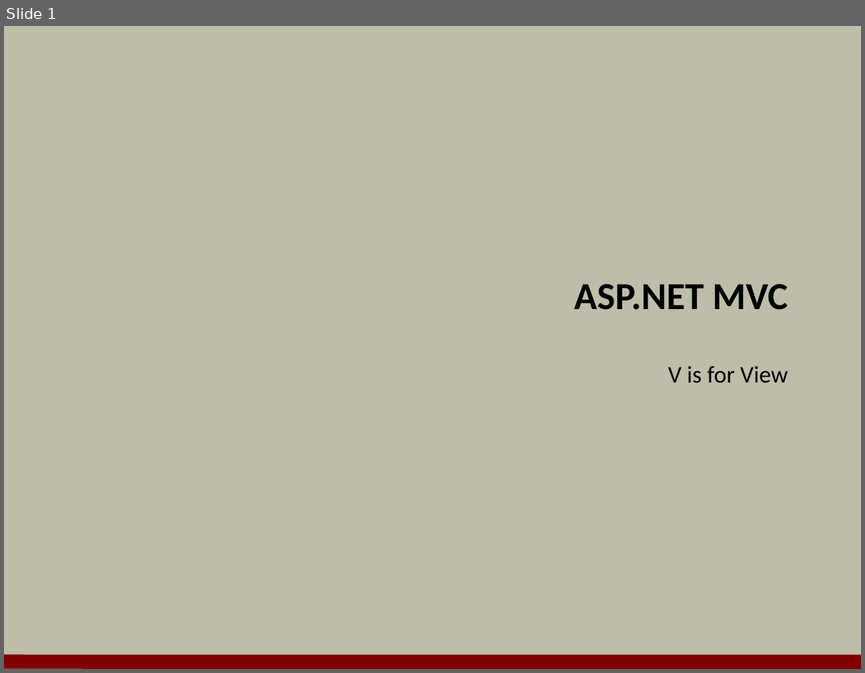
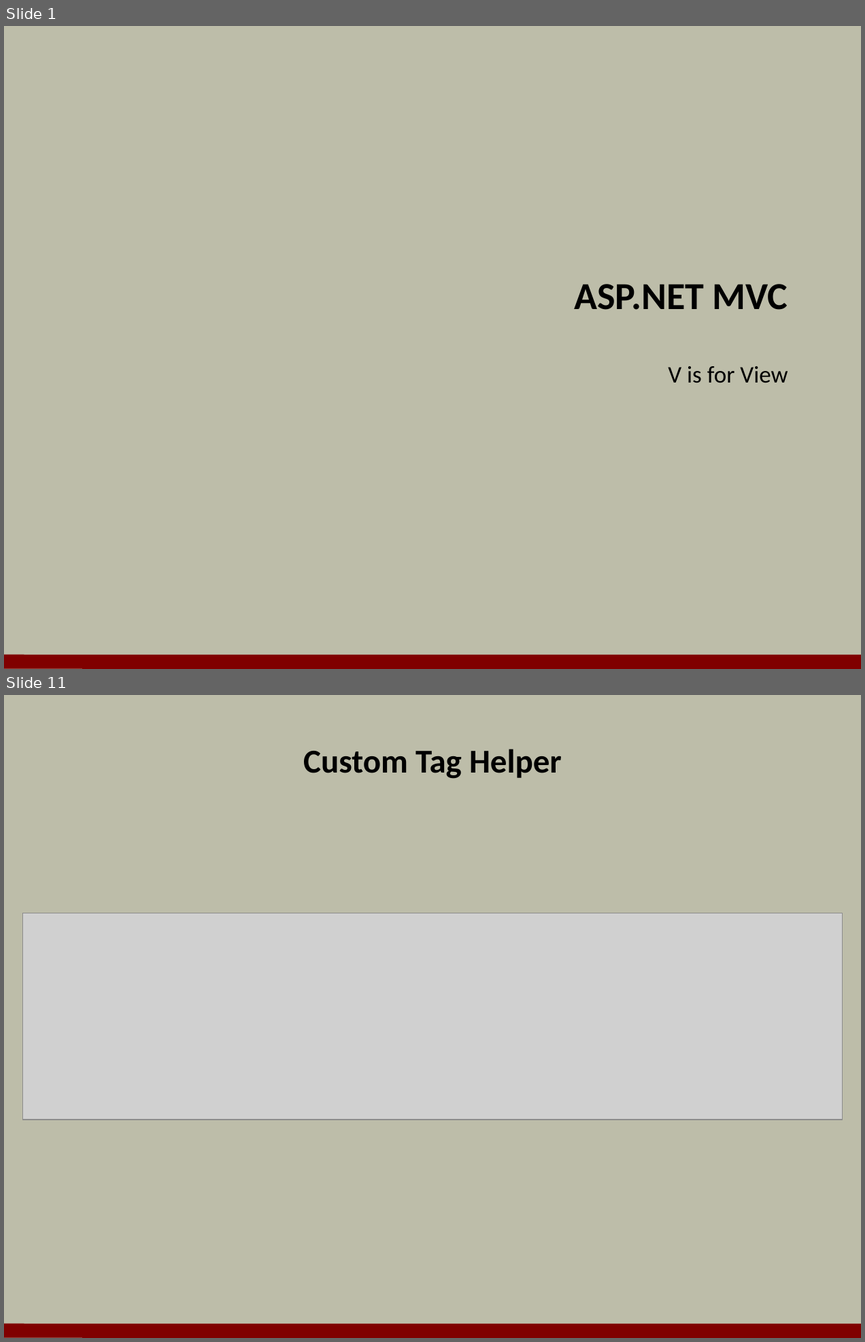
Before and after one commit to OdeToCode/classes, a slide deck: aspnet5/slides/05_ModelsViews.pptx. Shown one above the other, each under a label of ours: slide 1 before the commit, slides 1 and 11 after it; the slides between them are not shown. The pictures are 865x673 and 865x1342 pixels, drawn with LibreOffice and Linux fonts; fonts in the diff are those of the drawing; grey boxes stand for pictures; background and template pictures are left out. Boxes give left, top, right and bottom in pixels: in the first picture for what was removed or moved away, otherwise in the second. Text is boxed around its words. In the diff, an @@ line names an element or a change of style, - is before the commit and + after.

```diff
--- a/aspnet5/slides/05_ModelsViews.pptx
+++ b/aspnet5/slides/05_ModelsViews.pptx
@@ slide 11 added at box(4, 695, 861, 1338), background #BDBDA9; not listed: 1 template element that a slide beside it also shows @@
@@ title added at box(303, 749, 562, 779), 28 pt, text #000000, bold @@
+Custom Tag Helper
@@ picture added at box(23, 913, 842, 1120) @@
```
Also in this commit, not shown: 19 other slides added.
